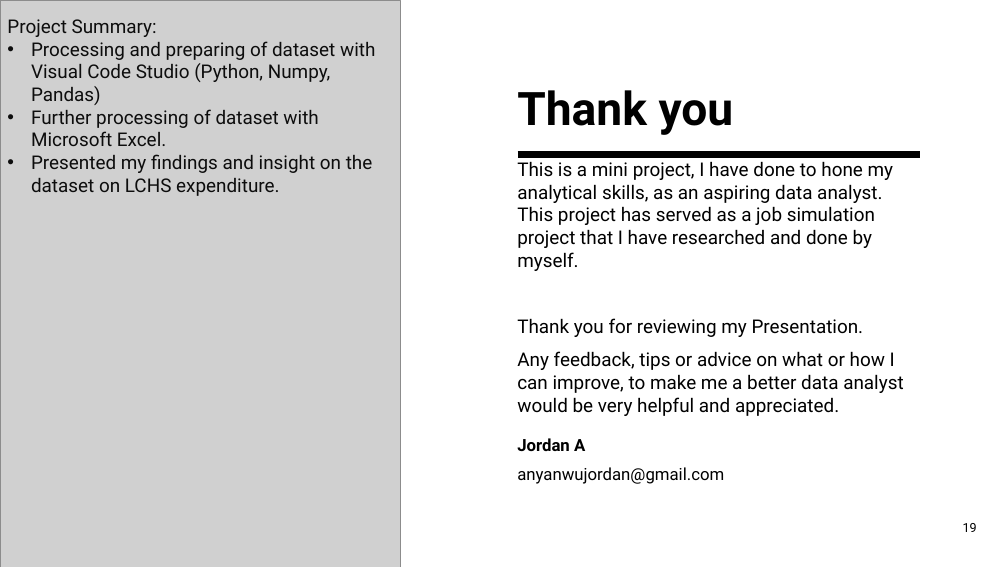
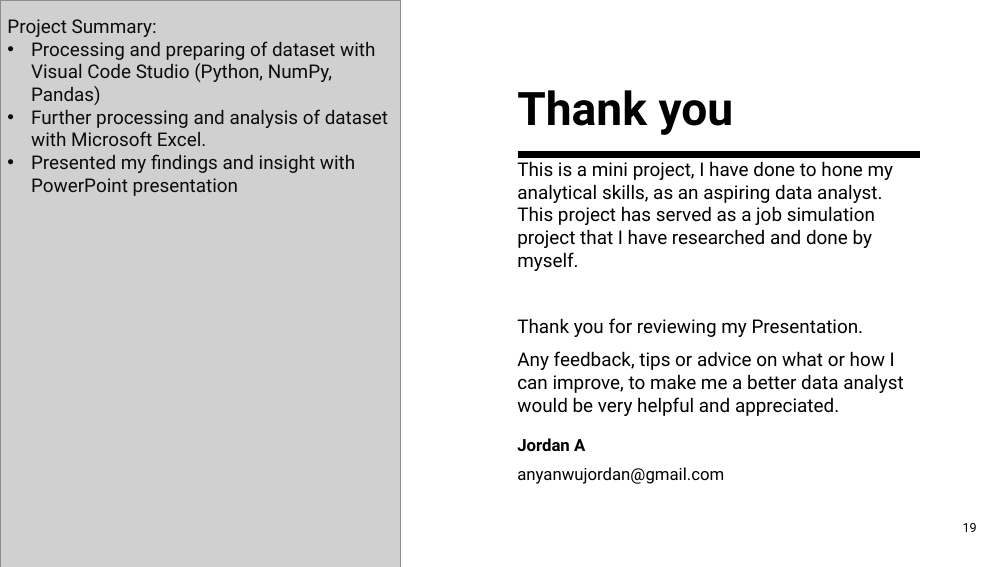
Before and after one commit to jordan-acz09/Lincolnshire-Healthcare-Expenditure, a slide deck: slide 19 of LCHS expenditure 2022-23.pptx. Drawn at 1008x567 pixels with LibreOffice and Linux fonts; fonts in the diff are those of the drawing; grey boxes stand for pictures. Boxes give left, top, right and bottom in pixels: in the first picture for what was removed or moved away, otherwise in the second. Text is boxed around its words. In the diff, an @@ line names an element or a change of style, - is before the commit and + after.

```diff
--- a/LCHS expenditure 2022-23.pptx
+++ b/LCHS expenditure 2022-23.pptx
@@ text at (x1=31, y1=41, x2=388, y2=196): text changed @@
-• Processing and preparing of dataset with Visual Code Studio (Python, Numpy, Pandas)
-• Further processing of dataset with Microsoft Excel.
-• Presented my findings and insight on the dataset on LCHS expenditure.
+• Processing and preparing of dataset with Visual Code Studio (Python, NumPy, Pandas)
+• Further processing and analysis of dataset with Microsoft Excel.
+• Presented my findings and insight with PowerPoint presentation
```
Also in this commit, not shown: 2 other slides changed.
